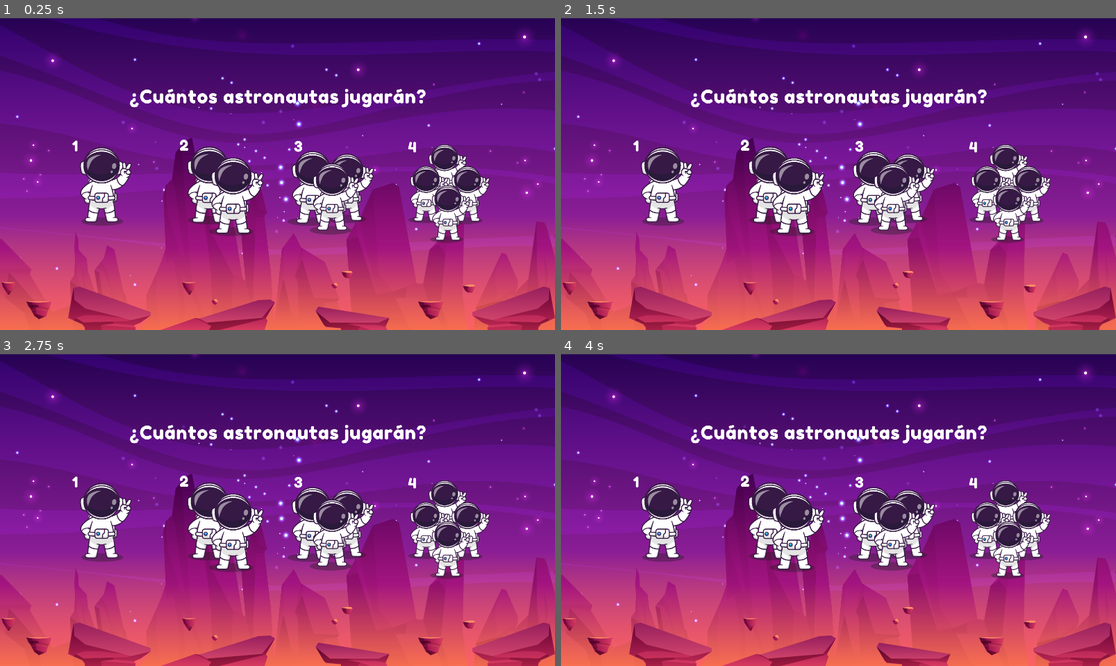
Above: before the commit, frames 1-4 (two rows, left to right).
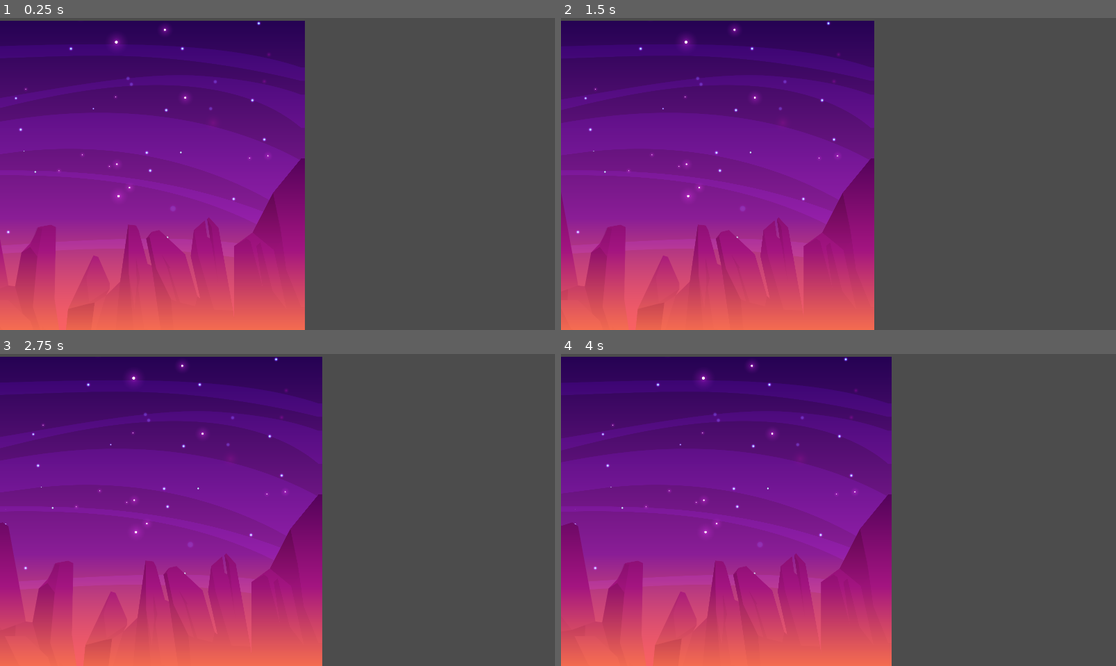
Above: after the commit, the same moments.

Repository: carrilloycardenas/Carrera-espacial
Game: Godot game, scene res://menus/numJugadores.tscn
Two runs of this game, one before a commit and one after it. Both use one fixed random seed, a clock stepped at 60 frames per second and the inputs below. The project has no main scene, so this scene is started directly.
Inputs:
- Up to frame 1 (0.25 s): no input
- Up to frame 2 (1.5 s): hold Right (ui_right) 0.53-1.28 s; hold Down (ui_down) from 1.28 s (still down)
- Up to frame 3 (2.75 s): release Down (ui_down) at 2.03 s; hold Right (ui_right) from 2.03 s (still down)
- Up to frame 4 (4 s): release Right (ui_right) at 2.78 s; hold Up (ui_up) 2.78-3.53 s; hold Left (ui_left) from 3.53 s (still down)

The runs differ from the first frame. In frame 1, 62% of the frame differs, in the area x 0-100%, y 0-100%; in frame 2, 61%; in frame 3, 60%; in frame 4, 59%.

Commit message:
Working parallax

Diff:
--- a/menus/inicio.tscn
+++ b/menus/inicio.tscn
@@ -1,7 +1,11 @@
-[gd_scene format=2]
+[gd_scene load_steps=2 format=2]
+
+[ext_resource path="res://menus/paralax.tscn" type="PackedScene" id=1]
 
 [node name="Control" type="Control"]
 anchor_right = 1.0
 anchor_bottom = 1.0
 margin_top = -1.0
 margin_bottom = -1.0
+
+[node name="ParallaxBackground" parent="." instance=ExtResource( 1 )]
--- a/menus/numJugadores.tscn
+++ b/menus/numJugadores.tscn
@@ -1,82 +1,19 @@
-[gd_scene load_steps=12 format=2]
+[gd_scene load_steps=3 format=2]
 
-[ext_resource path="res://font/FredokaOne-Regular.ttf" type="DynamicFontData" id=1]
-[ext_resource path="res://assets/cantidad-jugador-4.png" type="Texture" id=2]
-[ext_resource path="res://assets/cantidad-jugador-3.png" type="Texture" id=3]
-[ext_resource path="res://assets/cantidad-jugador-1.png" type="Texture" id=4]
 [ext_resource path="res://assets/FONDO ANIMADO/fondo-piedras.png" type="Texture" id=5]
-[ext_resource path="res://assets/fondo-5-piedras.png" type="Texture" id=6]
-[ext_resource path="res://assets/Screenshot from 2023-03-08 08-18-00.png" type="Texture" id=7]
-[ext_resource path="res://assets/cantidad-jugador-2.png" type="Texture" id=8]
-[ext_resource path="res://assets/FONDO ANIMADO/imagen-piedras.png" type="Texture" id=9]
 [ext_resource path="res://scripts/paralaxOnMenus.gd" type="Script" id=10]
 
-[sub_resource type="DynamicFont" id=1]
-size = 64
-extra_spacing_char = 2
-font_data = ExtResource( 1 )
-
-[node name="Control" type="Control"]
-anchor_right = 1.0
-anchor_bottom = 1.0
-__meta__ = {
-"_edit_vertical_guides_": [ 960.0 ]
-}
-
-[node name="ParallaxBackground" type="ParallaxBackground" parent="."]
+[node name="ParallaxBackground" type="ParallaxBackground"]
 script = ExtResource( 10 )
 
-[node name="fondo" type="ParallaxBackground" parent="ParallaxBackground"]
+[node name="ParallaxLayer" type="ParallaxLayer" parent="."]
+position = Vector2( 1, 0 )
+scale = Vector2( 0.487111, 0.487111 )
+motion_mirroring = Vector2( 3840, 0 )
 
-[node name="Sprite" type="Sprite" parent="ParallaxBackground/fondo"]
-position = Vector2( 967.207, 543.16 )
-scale = Vector2( 0.480897, 0.48552 )
+[node name="Sprite" type="Sprite" parent="ParallaxLayer"]
+position = Vector2( 3101.96, 1135.26 )
+scale = Vector2( 0.985401, 0.985401 )
 texture = ExtResource( 5 )
 region_enabled = true
-region_rect = Rect2( -49.6309, 21.4886, 6408.52, 2232.93 )
-
-[node name="piedras" type="ParallaxBackground" parent="ParallaxBackground"]
-
-[node name="Sprite" type="Sprite" parent="ParallaxBackground/piedras"]
-position = Vector2( 962.607, 978.5 )
-scale = Vector2( 0.612426, 0.612426 )
-texture = ExtResource( 9 )
-
-[node name="Cantidad-jugador-1" type="Sprite" parent="."]
-position = Vector2( 352, 568 )
-scale = Vector2( 0.980639, 0.980412 )
-texture = ExtResource( 4 )
-
-[node name="Cantidad-jugador-2" type="Sprite" parent="."]
-position = Vector2( 766.099, 584.453 )
-scale = Vector2( 0.995908, 0.995678 )
-texture = ExtResource( 8 )
-
-[node name="Cantidad-jugador-3" type="Sprite" parent="."]
-position = Vector2( 1144, 584 )
-scale = Vector2( 0.972709, 0.972484 )
-texture = ExtResource( 3 )
-
-[node name="Cantidad-jugador-4" type="Sprite" parent="."]
-position = Vector2( 1552, 600 )
-scale = Vector2( 0.97217, 0.971945 )
-texture = ExtResource( 2 )
-
-[node name="Fondo-5-piedras" type="Sprite" parent="."]
-visible = false
-position = Vector2( 960, 896 )
-texture = ExtResource( 6 )
-
-[node name="ScreenshotFrom2023-03-0808-18-00" type="Sprite" parent="."]
-visible = false
-position = Vector2( 954.337, 534.25 )
-scale = Vector2( 1.0941, 1.0941 )
-texture = ExtResource( 7 )
-
-[node name="Title" type="Label" parent="."]
-margin_left = 448.0
-margin_top = 232.0
-margin_right = 1474.0
-margin_bottom = 311.0
-custom_fonts/font = SubResource( 1 )
-text = "¿Cuántos astronautas jugarán?"
+region_rect = Rect2( 0, 0, 6275.46, 2264.88 )
--- /dev/null
+++ b/menus/paralax.tscn
@@ -0,0 +1,17 @@
+[gd_scene load_steps=3 format=2]
+
+[ext_resource path="res://scripts/paralaxOnMenus.gd" type="Script" id=1]
+[ext_resource path="res://assets/FONDO ANIMADO/fondo-piedras.png" type="Texture" id=2]
+
+[node name="ParallaxBackground" type="ParallaxBackground"]
+script = ExtResource( 1 )
+
+[node name="ParallaxLayer" type="ParallaxLayer" parent="."]
+motion_mirroring = Vector2( 2909, 0 )
+
+[node name="Sprite" type="Sprite" parent="ParallaxLayer"]
+scale = Vector2( 0.480444, 0.480444 )
+texture = ExtResource( 2 )
+centered = false
+region_enabled = true
+region_rect = Rect2( 0, 0, 6260.29, 2261.97 )
--- a/scripts/paralaxOnMenus.gd
+++ b/scripts/paralaxOnMenus.gd
@@ -1,5 +1,6 @@
 extends ParallaxBackground
 
+export (float) var scrolling_speed = 24.0
 
 func _process(delta):
-	scroll_base_offset -= Vector2(100, 0) * delta
+	scroll_base_offset.x += scrolling_speed * delta
--- a/sprites/astro-ques.tscn
+++ b/sprites/astro-ques.tscn
@@ -21,5 +21,5 @@
 
 [node name="AnimatedSprite" type="AnimatedSprite" parent="."]
 frames = SubResource( 1 )
-frame = 15
+frame = 2
 playing = true
--- a/sprites/astro-warning.tscn
+++ b/sprites/astro-warning.tscn
@@ -18,5 +18,5 @@
 [node name="AnimatedSprite" type="AnimatedSprite" parent="."]
 scale = Vector2( 0.35, 0.35 )
 frames = SubResource( 1 )
-frame = 3
+frame = 5
 playing = true
